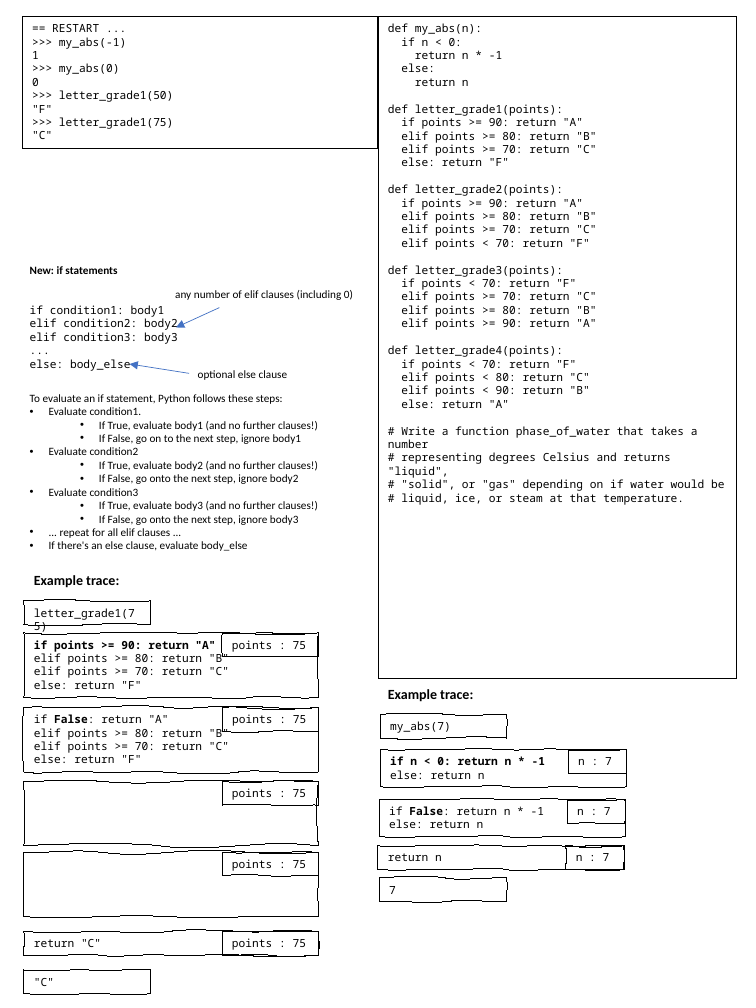
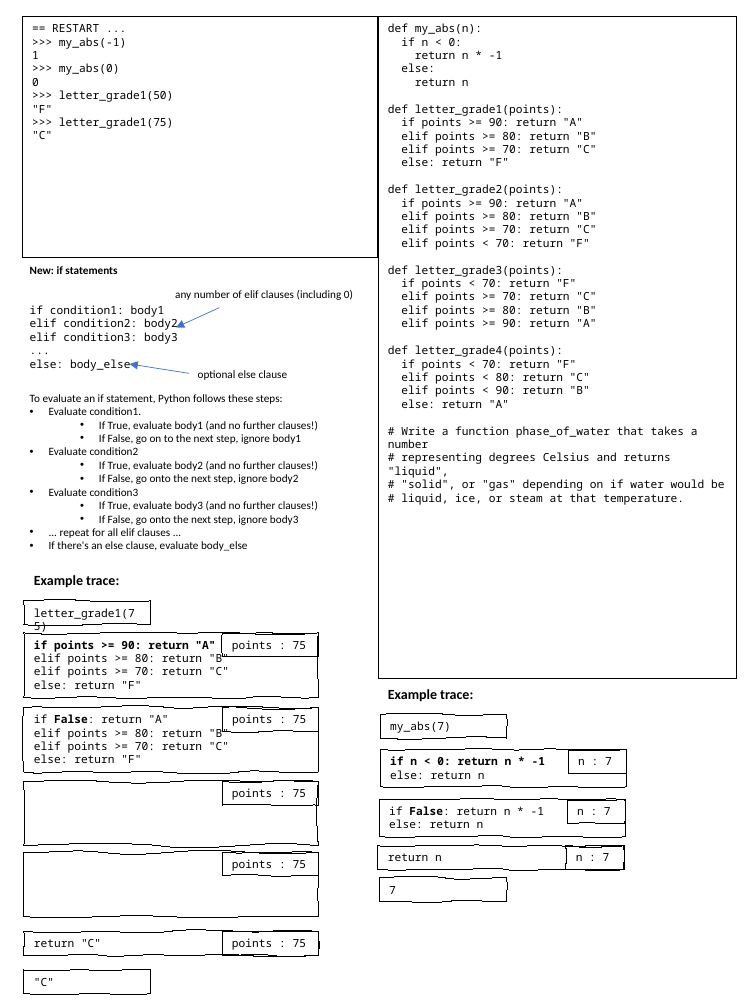
Before and after one commit to catherinefxia/ucsd-cse8a-w20.github.io, a slide deck: slide 2 of lectures/CSE8AW20-01-14-Lec3-Booleans-If/CSE8AW20-01-09-Lec3-Booleans-If-handout.pptx. Drawn at 756x1008 pixels with LibreOffice and Linux fonts; fonts in the diff are those of the drawing. Boxes give left, top, right and bottom in pixels: in the first picture for what was removed or moved away, otherwise in the second. Text is boxed around its words. In the diff, an @@ line names an element or a change of style, - is before the commit and + after.

```diff
--- a/lectures/CSE8AW20-01-14-Lec3-Booleans-If/CSE8AW20-01-09-Lec3-Booleans-If-handout.pptx
+++ b/lectures/CSE8AW20-01-14-Lec3-Booleans-If/CSE8AW20-01-09-Lec3-Booleans-If-handout.pptx
@@ rectangle "== RESTART ...": place and size @@
-rectangle "== RESTART ..." at box(22, 16, 378, 148)
+rectangle "== RESTART ..." at box(22, 16, 378, 257)
```
Also in this commit, not shown: 1 other slide changed, 2 other files.
